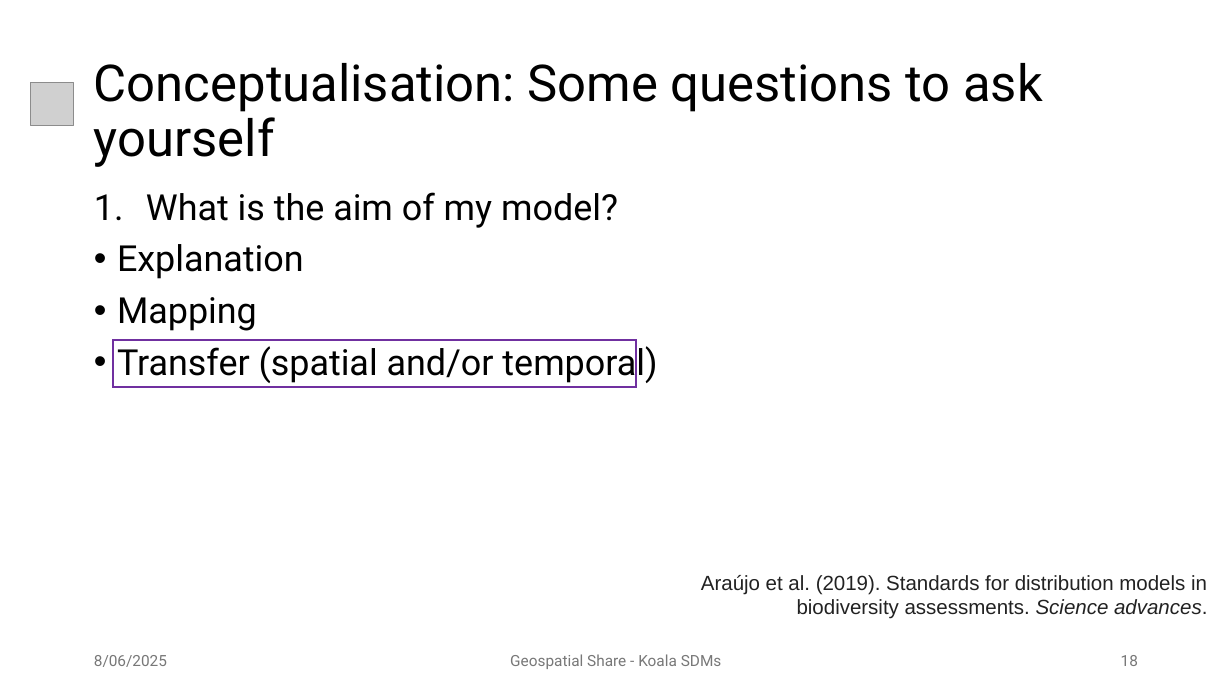
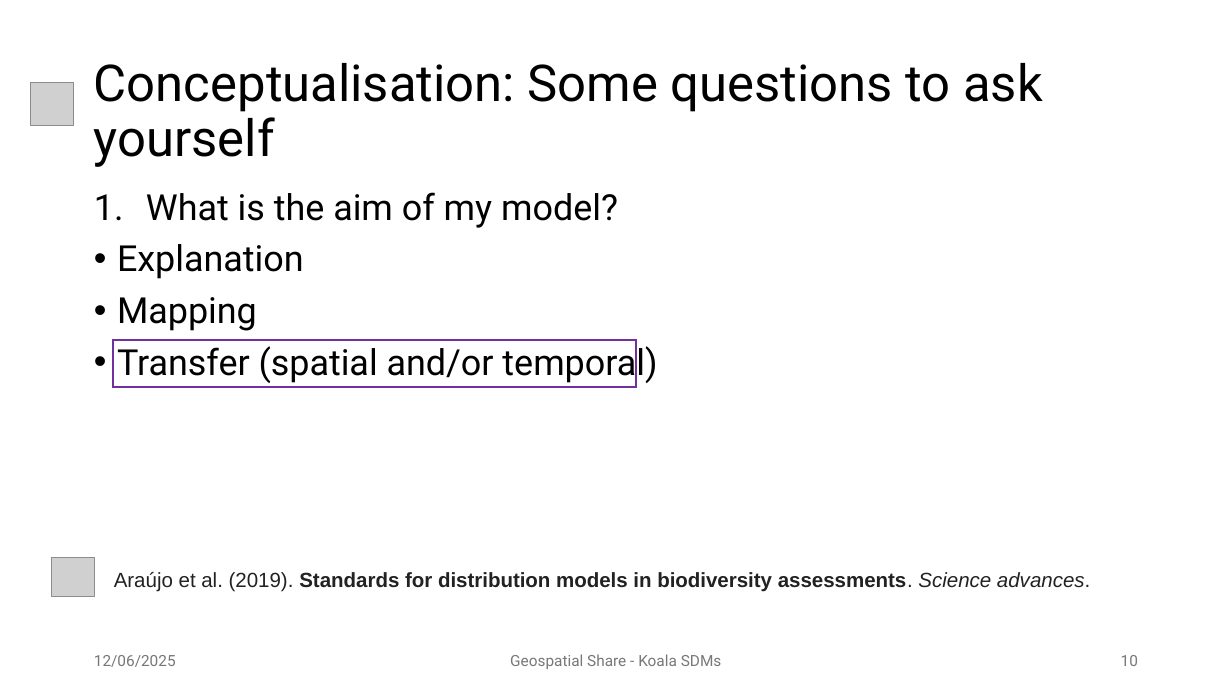
Before and after one commit to patch105/ICCB_koala_sdm, a slide deck: slide 10 of ICCB_koala_sdm_slides.pptx (slide 18 before the commit). Drawn at 1232x693 pixels with LibreOffice and Linux fonts; fonts in the diff are those of the drawing; grey boxes stand for pictures; background and template pictures are left out. Boxes give left, top, right and bottom in pixels: in the first picture for what was removed or moved away, otherwise in the second. Text is boxed around its words. In the diff, an @@ line names an element or a change of style, - is before the commit and + after.

```diff
--- a/ICCB_koala_sdm_slides.pptx
+++ b/ICCB_koala_sdm_slides.pptx
@@ text "Araújo et al. (2019). Standards ...": place and size @@
-text "Araújo et al. (2019). Standards ..." at box(701, 575, 1207, 619)
+text "Araújo et al. (2019). Standards ..." at box(114, 572, 1090, 592)
@@ text "Araújo et al. (2019). Standards ..." at box(114, 572, 1090, 592): bold on in "Standards for distribution models in biodiversity assessment ..." @@
@@ picture added at box(52, 558, 94, 597) @@
@@ text at box(94, 655, 176, 667): text changed @@
-8/06/2025
+12/06/2025
@@ page number at box(1121, 655, 1138, 666): text changed @@
-18
+10
```
Also in this commit, not shown: 26 other slides changed, 20 slides removed, 1 other file.
